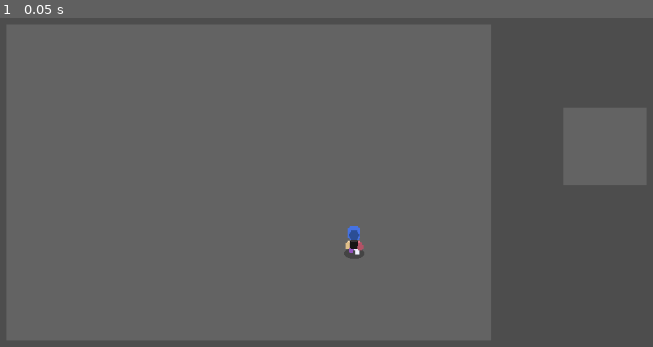
Above: before the commit, frame 1.
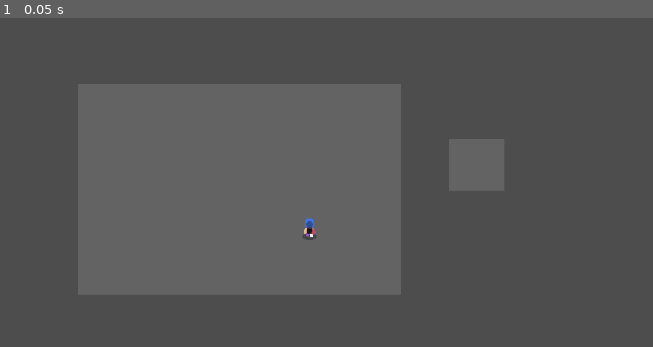
Above: after the commit, the same moment.

Repository: Gloocas/SGDF24Demo
Game: Godot game, scene res://src/base_room.tscn
The game is run twice, just before and just after one commit, with the same random seed, the same clock (stepped at 60 frames per second) and the same inputs. This scene is started directly instead of the project's main scene.
Inputs:
- Up to frame 1 (0.05 s): no input

The runs differ from the first frame. In frame 1, 0.3% of the frame differs, in the area x 46-56%, y 60-73%.

Commit message:
finished demo, besides camera being too zoomed out

Diff:
--- a/src/player.gd
+++ b/src/player.gd
@@ -64,6 +64,16 @@
 func handle_input(delta):
 	hDirection = Input.get_axis("Left", "Right")
 	vDirection = Input.get_axis("Up", "Down")
+	if hDirection == 1:
+		animPlayer.play("walk_right")
+	elif hDirection == -1:
+		animPlayer.play("walk_left")
+	elif vDirection == 1:
+		animPlayer.play("walk_down")
+	elif vDirection == -1:
+		animPlayer.play("walk_up")
+	else:
+		animPlayer.play("idle")
 	if true: #floorArea.has_overlapping_bodies(): #if player's area isn't within floor area, remove movement and add gravity
 		if hDirection and vDirection:
 			Speed = move_toward(Speed, topSpeed, SPEED_INC) #slowed velocity's to account for increased movement
--- a/src/player.tscn
+++ b/src/player.tscn
@@ -14,18 +14,126 @@
 
 [sub_resource type="SphereMesh" id="SphereMesh_yxpap"]
 
+[sub_resource type="Animation" id="Animation_kouuc"]
+length = 0.001
+tracks/0/type = "value"
+tracks/0/imported = false
+tracks/0/enabled = true
+tracks/0/path = NodePath("Sprite2D:frame")
+tracks/0/interp = 1
+tracks/0/loop_wrap = true
+tracks/0/keys = {
+"times": PackedFloat32Array(0),
+"transitions": PackedFloat32Array(1),
+"update": 1,
+"values": [0]
+}
+
+[sub_resource type="Animation" id="Animation_04xwv"]
+resource_name = "idle"
+length = 0.1
+tracks/0/type = "value"
+tracks/0/imported = false
+tracks/0/enabled = true
+tracks/0/path = NodePath("Sprite2D:frame")
+tracks/0/interp = 1
+tracks/0/loop_wrap = true
+tracks/0/keys = {
+"times": PackedFloat32Array(0),
+"transitions": PackedFloat32Array(1),
+"update": 1,
+"values": [0]
+}
+
 [sub_resource type="Animation" id="Animation_t7s8k"]
 resource_name = "shadow"
 
+[sub_resource type="Animation" id="Animation_pa0lq"]
+resource_name = "walk_down"
+length = 0.6
+step = 0.15
+tracks/0/type = "value"
+tracks/0/imported = false
+tracks/0/enabled = true
+tracks/0/path = NodePath("Sprite2D:frame")
+tracks/0/interp = 1
+tracks/0/loop_wrap = true
+tracks/0/keys = {
+"times": PackedFloat32Array(0, 0.15, 0.3, 0.45),
+"transitions": PackedFloat32Array(1, 1, 1, 1),
+"update": 1,
+"values": [0, 1, 2, 3]
+}
+
+[sub_resource type="Animation" id="Animation_krmpl"]
+resource_name = "walk_left"
+length = 0.6
+step = 0.15
+tracks/0/type = "value"
+tracks/0/imported = false
+tracks/0/enabled = true
+tracks/0/path = NodePath("Sprite2D:frame")
+tracks/0/interp = 1
+tracks/0/loop_wrap = true
+tracks/0/keys = {
+"times": PackedFloat32Array(0, 0.15, 0.3, 0.45),
+"transitions": PackedFloat32Array(1, 1, 1, 1),
+"update": 1,
+"values": [12, 13, 14, 15]
+}
+
+[sub_resource type="Animation" id="Animation_i3cwk"]
+resource_name = "walk_right"
+length = 0.6
+step = 0.15
+tracks/0/type = "value"
+tracks/0/imported = false
+tracks/0/enabled = true
+tracks/0/path = NodePath("Sprite2D:frame")
+tracks/0/interp = 1
+tracks/0/loop_wrap = true
+tracks/0/keys = {
+"times": PackedFloat32Array(0, 0.15, 0.3, 0.45),
+"transitions": PackedFloat32Array(1, 1, 1, 1),
+"update": 1,
+"values": [4, 5, 6, 7]
+}
+
+[sub_resource type="Animation" id="Animation_hw7gq"]
+resource_name = "walk_up"
+length = 0.6
+step = 0.15
+tracks/0/type = "value"
+tracks/0/imported = false
+tracks/0/enabled = true
+tracks/0/path = NodePath("Sprite2D:frame")
+tracks/0/interp = 1
+tracks/0/loop_wrap = true
+tracks/0/keys = {
+"times": PackedFloat32Array(0, 0.15, 0.3, 0.45),
+"transitions": PackedFloat32Array(1, 1, 1, 1),
+"update": 1,
+"values": [8, 9, 10, 11]
+}
+
 [sub_resource type="AnimationLibrary" id="AnimationLibrary_p735k"]
 _data = {
-"shadow": SubResource("Animation_t7s8k")
+"RESET": SubResource("Animation_kouuc"),
+"idle": SubResource("Animation_04xwv"),
+"shadow": SubResource("Animation_t7s8k"),
+"walk_down": SubResource("Animation_pa0lq"),
+"walk_left": SubResource("Animation_krmpl"),
+"walk_right": SubResource("Animation_i3cwk"),
+"walk_up": SubResource("Animation_hw7gq")
 }
 
 [sub_resource type="SceneReplicationConfig" id="SceneReplicationConfig_w62dd"]
 properties/0/path = NodePath(".:position")
 properties/0/spawn = true
 properties/0/replication_mode = 1
+properties/1/path = NodePath("AnimationPlayer:current_animation")
+properties/1/spawn = true
+properties/1/replication_mode = 1
 
 [node name="Player" type="CharacterBody2D"]
 z_index = 1
@@ -72,3 +180,5 @@
 
 [node name="MultiplayerSynchronizer" type="MultiplayerSynchronizer" parent="."]
 replication_config = SubResource("SceneReplicationConfig_w62dd")
+
+[node name="Camera2D" type="Camera2D" parent="."]
--- a/src/world.tscn
+++ b/src/world.tscn
@@ -6,6 +6,7 @@
 script = ExtResource("1_alck7")
 
 [node name="Camera2D" type="Camera2D" parent="."]
+visible = false
 y_sort_enabled = true
 
 [node name="MultiplayerSpawner" type="MultiplayerSpawner" parent="."]
Not shown: 1 places in src/player.tscn that only renumber resources
